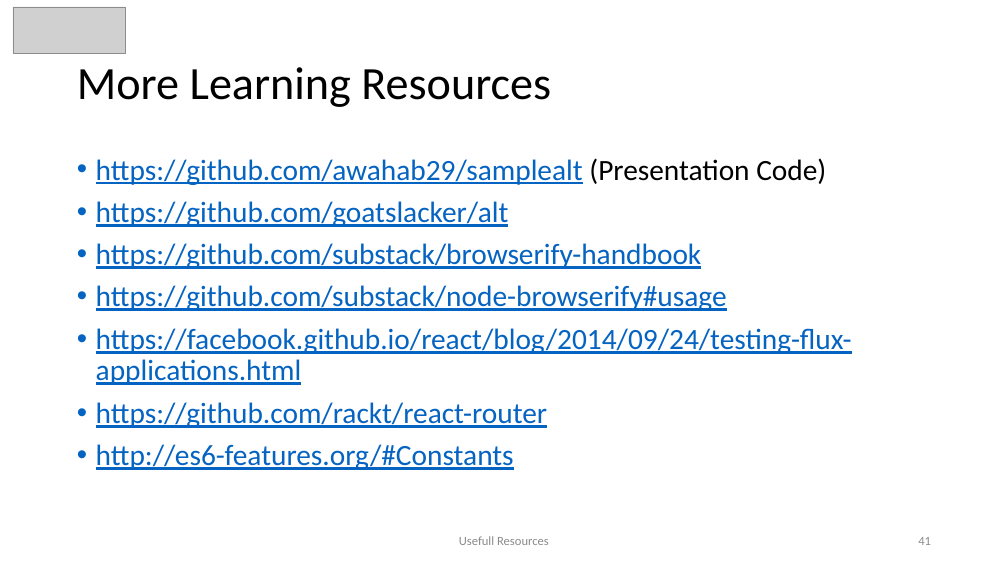
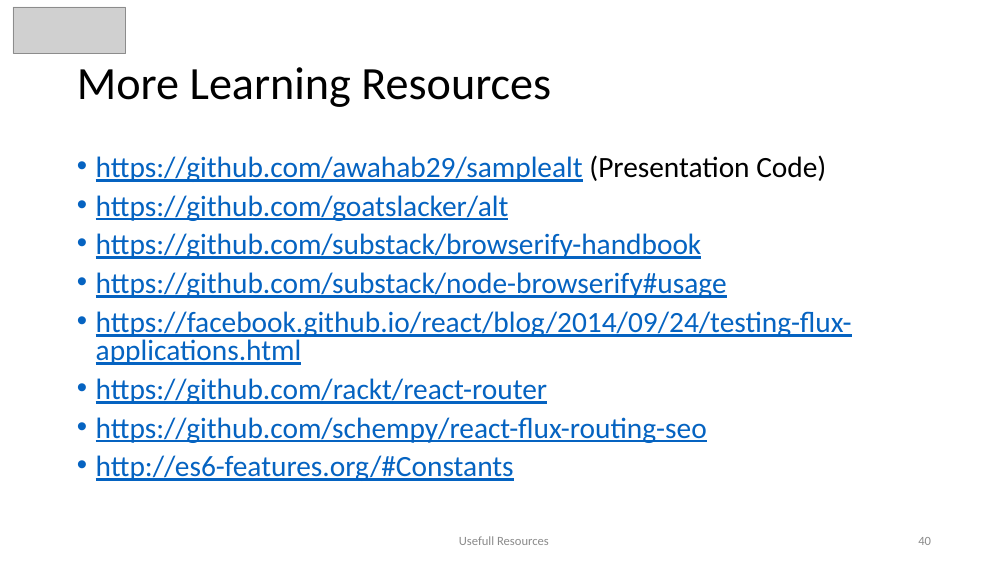
Before and after one commit to awahab29/samplealt, a slide deck: slide 40 of React.pptx (slide 41 before the commit). Drawn at 1008x567 pixels with LibreOffice and Linux fonts; fonts in the diff are those of the drawing; grey boxes stand for pictures. Boxes give left, top, right and bottom in pixels: in the first picture for what was removed or moved away, otherwise in the second. Text is boxed around its words. In the diff, an @@ line names an element or a change of style, - is before the commit and + after.

```diff
--- a/React.pptx
+++ b/React.pptx
@@ text at <box>96,155,852,481</box>: line spacing 0.9 to 0.8 @@
@@ text at <box>96,417,707,443</box>: paragraph added @@
+• https://github.com/schempy/react-flux-routing-seo
@@ page number at <box>918,537,931,545</box>: text changed @@
-41
+40
```
Also in this commit, not shown: 3 other slides changed, 1 slide removed.
